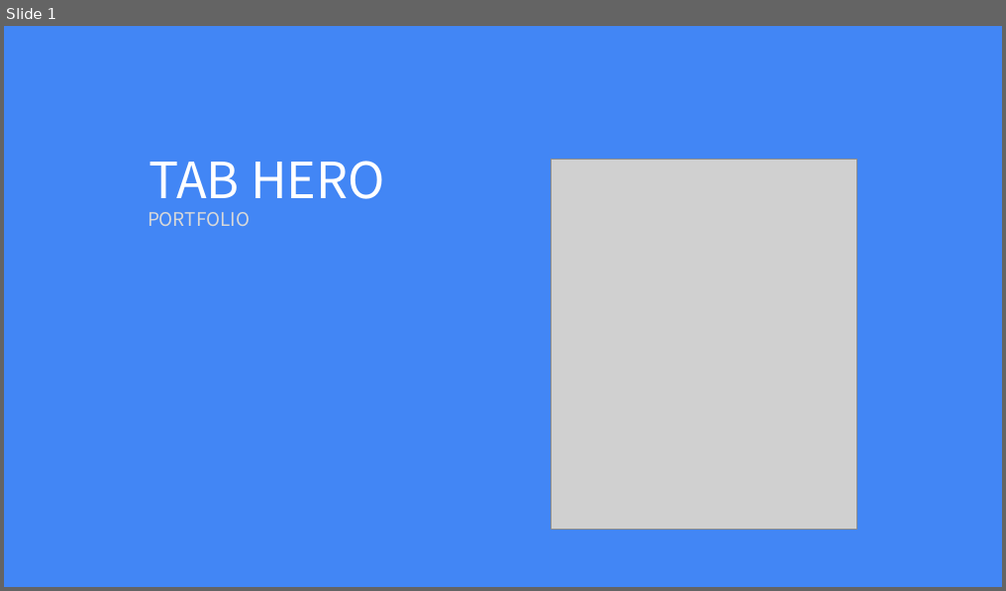
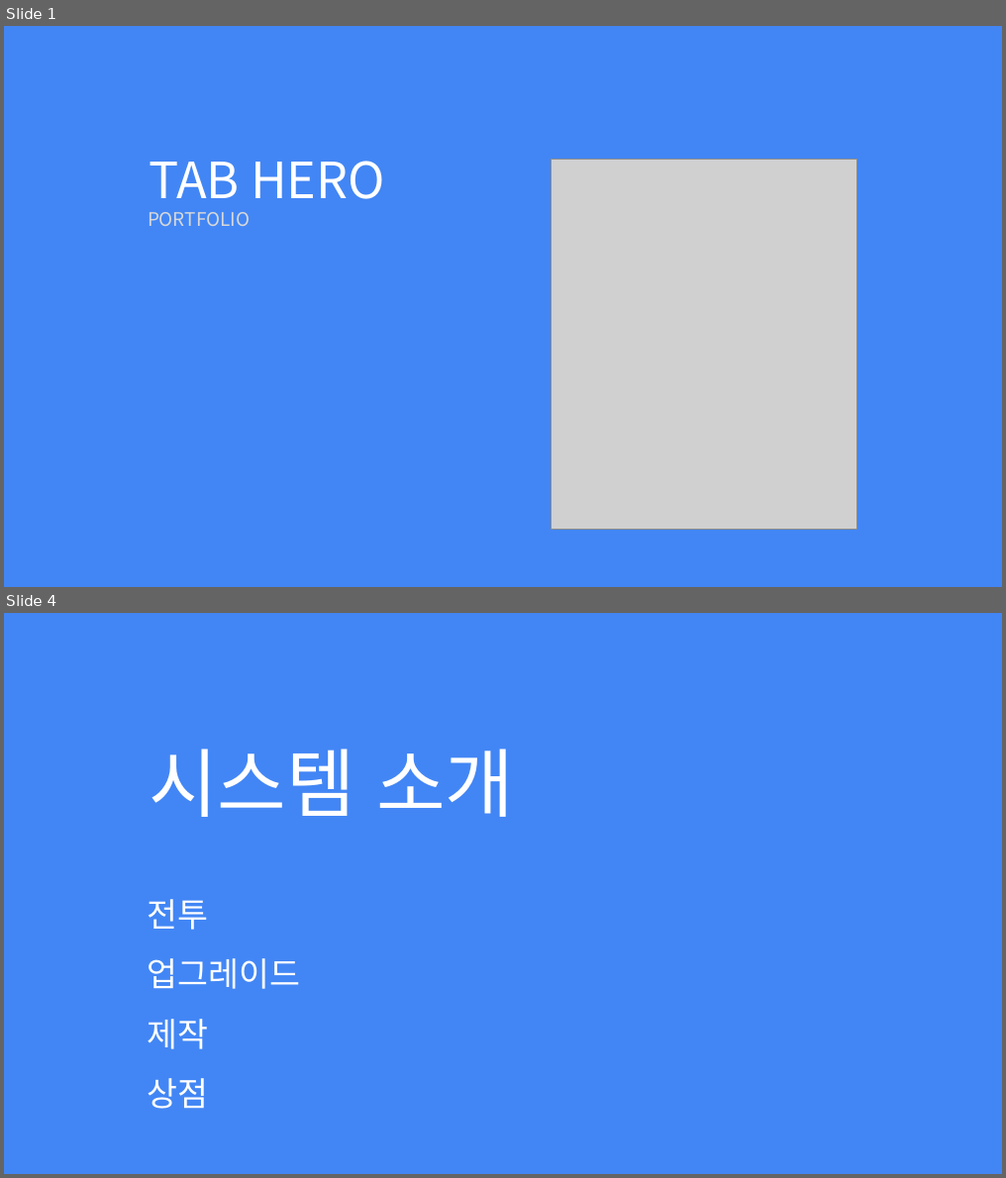
Before and after one commit to Hoyeom/CS-ClickerGame, a slide deck: Documents/TabHero.pptx. Shown one above the other, each under a label of ours: slide 1 before the commit, slides 1 and 4 after it; the slides between them are not shown. The pictures are 1006x591 and 1006x1178 pixels, drawn with LibreOffice and Linux fonts; fonts in the diff are those of the drawing; grey boxes stand for pictures. Boxes give left, top, right and bottom in pixels: in the first picture for what was removed or moved away, otherwise in the second. Text is boxed around its words. In the diff, an @@ line names an element or a change of style, - is before the commit and + after.

```diff
--- a/Documents/TabHero.pptx
+++ b/Documents/TabHero.pptx
@@ slide 4 added at <box>4,613,1002,1174</box>, background #4286F5 @@
@@ text added at <box>149,749,514,817</box>, 72 pt, text #FFFFFF @@
+시스템 소개
@@ text added at <box>147,899,300,1109</box>, 32 pt, text #FFFFFF @@
+전투
+업그레이드
+제작
+상점
```
Also in this commit, not shown: 2 slides changed, 21 other slides added, 1 slide removed, 14 other files.
